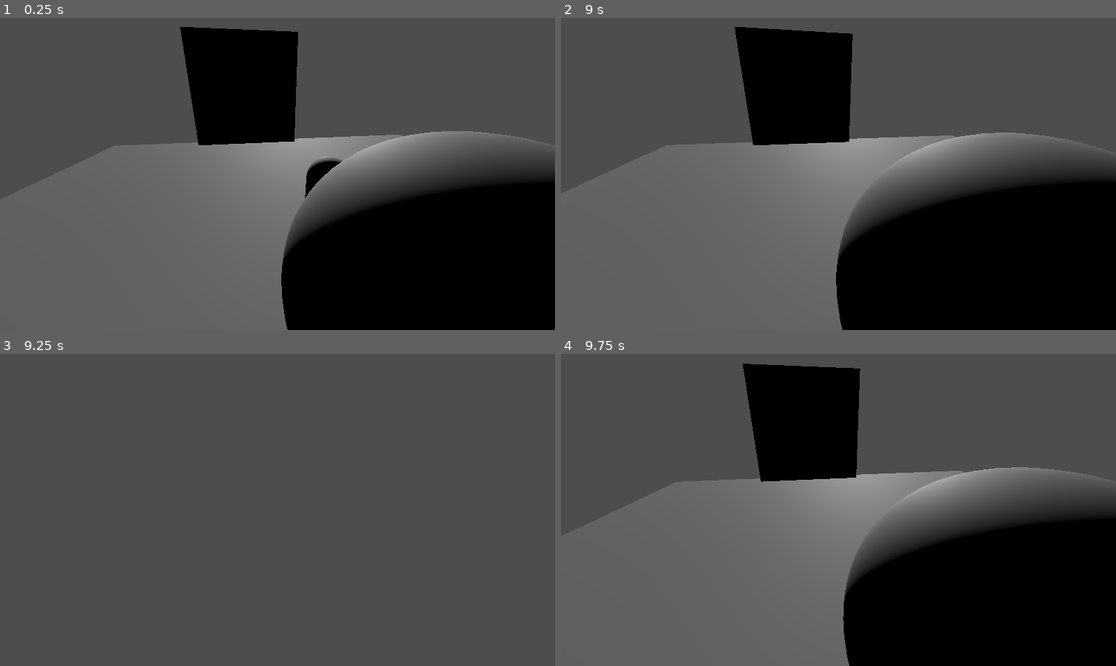
Above: before the commit, frames 1-4 (two rows, left to right).
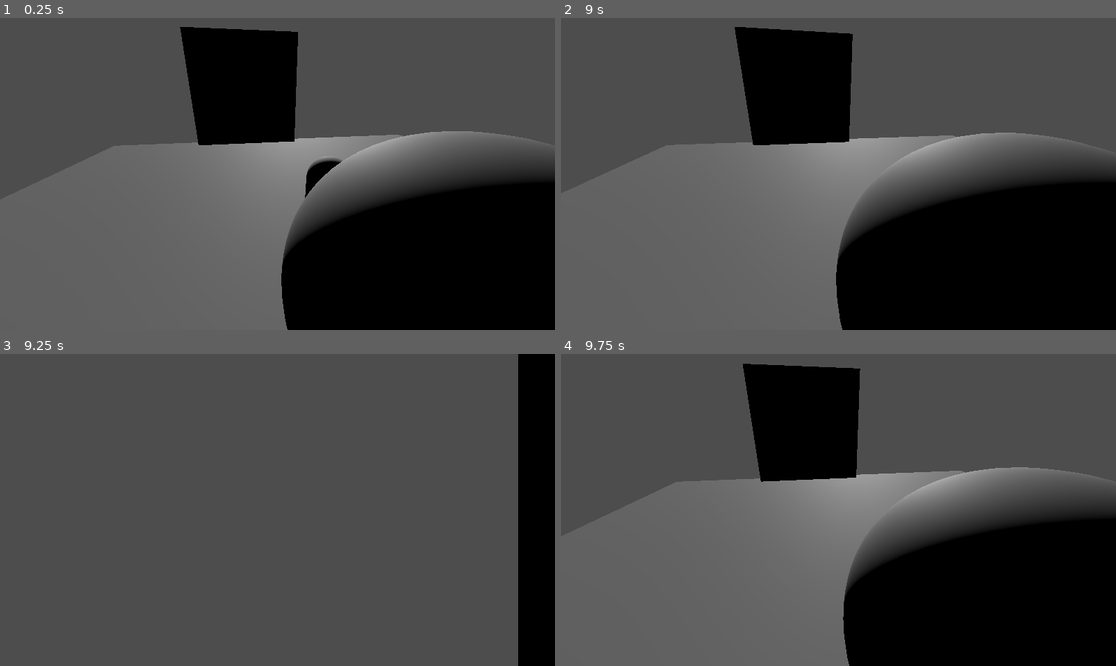
Above: after the commit, the same moments.

Repository: hadll/i-unno
Game: Godot game, scene res://scenes/playground.tscn
Two runs of this game, one before a commit and one after it. Both use one fixed random seed, a clock stepped at 60 frames per second and the inputs below.
Inputs (mouse positions are in pixels of both pictures, inside the frame that each line leads up to):
- Up to frame 1 (0.25 s): no input
- Up to frame 2 (9 s): tap Enter at 0.5, 2, 4.25, 7.35 s; move the mouse to (866, 174) at 0.52 s; hold W (move_forward) 0.53-5.78 s; tap 1 (freecam_on) at 0.6, 2.3, 2.85, 4.55, 6.8, 8.1 s; click (866, 174) at 0.67 s; tap Space (move_jump) at 0.77, 1.25, 1.52, 3.02, 3.5, 3.77, 4.52, 5, 6.02, 6.77, 7.52 s; tap 2 (freecam_swap) at 0.8, 1.35, 3.05, 3.6, 5.3, 7.55, 8.85 s; move the mouse to (810, 174) at 1.27 s; tap 3 (freecam_tp) at 1.55, 2.1, 3.8, 4.35, 6.05, 8.3 s; move the mouse to (849, 167) at 2.02 s; move the mouse to (832, 180) at 2.77 s; click (832, 180) at 2.92 s; move the mouse to (877, 177) at 3.52 s; move the mouse to (794, 170) at 4.27 s; move the mouse to (844, 174) at 5.02 s; tap Ctrl (move_crouch) at 5.1 s; click (844, 174) at 5.17 s; move the mouse to (816, 167) at 5.77 s; hold D (move_right) 5.78-6.53 s; tap Shift (move_sprint) at 5.85 s; move the mouse to (866, 174) at 6.52 s; hold W (move_forward) 6.53-8.78 s; tap Backspace at 6.6 s; move the mouse to (810, 174) at 7.27 s; click (810, 174) at 7.42 s; move the mouse to (849, 167) at 8.02 s; move the mouse to (832, 180) at 8.77 s; hold A (move_left) from 8.78 s (still down)
- Up to frame 3 (9.25 s): keep holding A (move_left); tap Space (move_jump) at 9.02 s; tap 1 (freecam_on) at 9.05 s
- Up to frame 4 (9.75 s): move the mouse to (877, 513) at 9.52 s; release A (move_left) at 9.53 s; hold W (move_forward) from 9.53 s (still down); tap 3 (freecam_tp) at 9.6 s; click (877, 513) at 9.67 s

Frames 1-2 are identical in both runs. In frame 3, 6.6% of the frame differs, in the area x 93-100%, y 0-100%; in frame 4, nothing differs.

Commit message:
freecam fix

Diff:
--- a/scripts/player.gd
+++ b/scripts/player.gd
@@ -20,16 +20,16 @@
 			freecam_stop()
 		else:
 			freecam_start()
-	if InputHandler.is_action_just_pressed(&"freecam_swap"):
+	if detached_freecam and InputHandler.is_action_just_pressed(&"freecam_swap"):
 		controlling_freecam = not controlling_freecam
 
 func freecam_start() -> void:
 	detached_freecam = true
+	controlling_freecam = true
 	freecam.make_current()
 	freecam.global_transform = camera_point.global_transform
-	controlling_freecam = true
 
 func freecam_stop() -> void:
 	detached_freecam = false
+	controlling_freecam = false
 	PlayerCamera.me.make_current()
-	controlling_freecam = false
